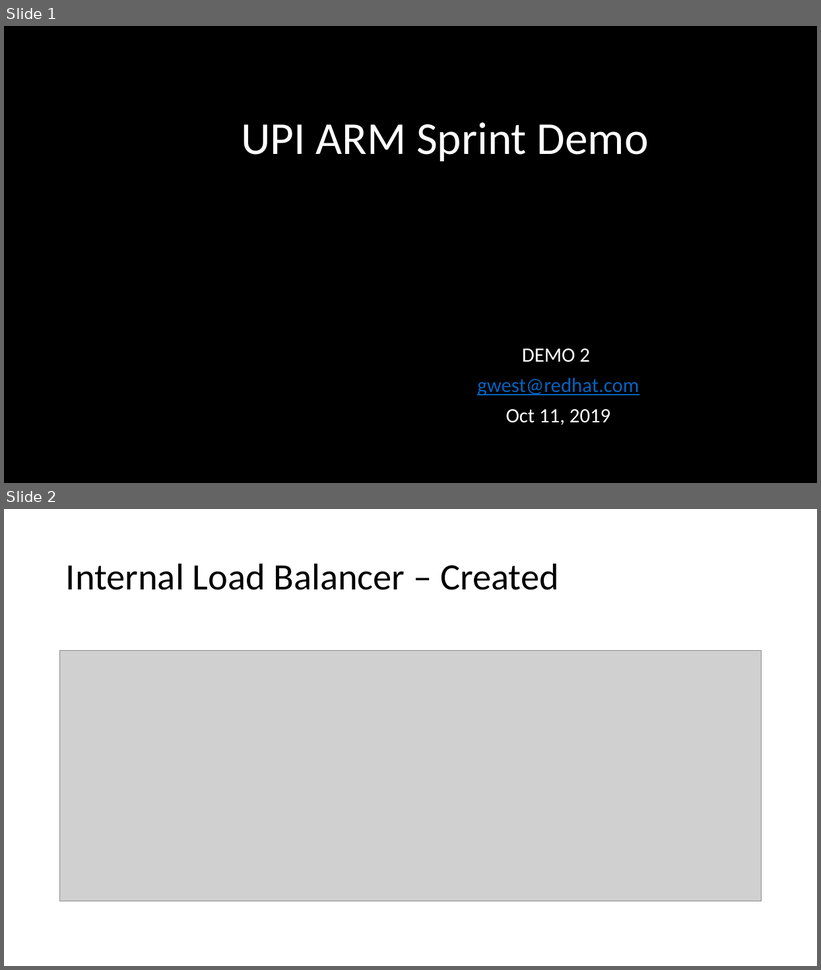
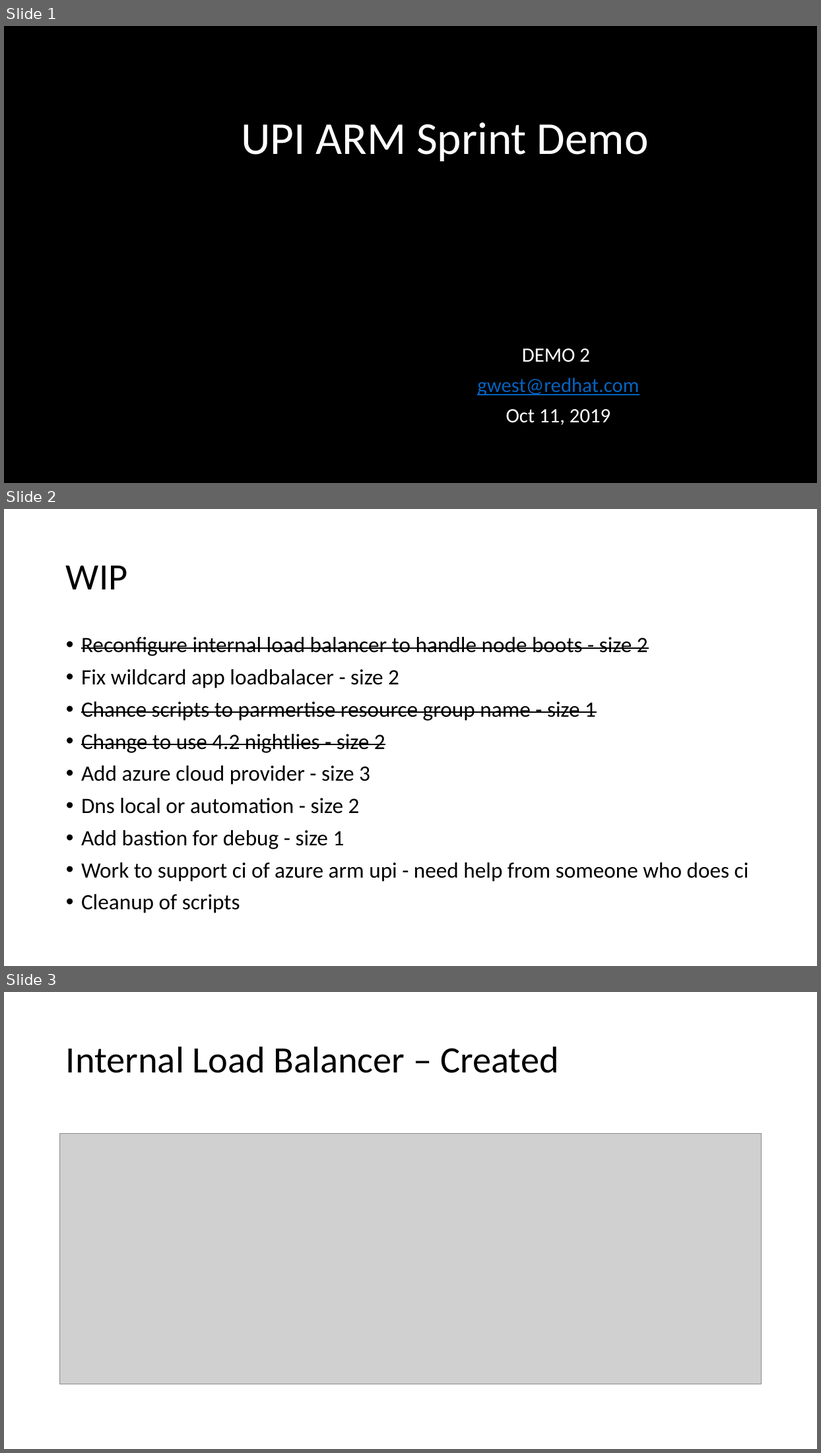
Before and after one commit to glennswest/ocpupi4azure, a slide deck: arm/doc/azocpupidemo2.pptx. Shown one above the other, each under a label of ours: slides 1 and 2 before the commit, slides 1, 2 and 3 after it. The pictures are 821x970 and 821x1453 pixels, drawn with LibreOffice and Linux fonts; fonts in the diff are those of the drawing; grey boxes stand for pictures; background and template pictures are left out. Boxes give left, top, right and bottom in pixels: in the first picture for what was removed or moved away, otherwise in the second. Text is boxed around its words. In the diff, an @@ line names an element or a change of style, - is before the commit and + after.

```diff
--- a/arm/doc/azocpupidemo2.pptx
+++ b/arm/doc/azocpupidemo2.pptx
@@ slide 2 added at (x1=4, y1=509, x2=817, y2=966), background #FFFFFF @@
@@ title added at (x1=66, y1=565, x2=127, y2=590), 44 pt, text #000000 @@
+WIP
@@ text added at (x1=81, y1=637, x2=749, y2=914), 25.9 pt, text #000000 @@
+• Reconfigure internal load balancer to handle node boots - size 2
+• Fix wildcard app loadbalacer - size 2
+• Chance scripts to parmertise resource group name - size 1
+• Change to use 4.2 nightlies - size 2
+• Add azure cloud provider - size 3
+• Dns local or automation - size 2
+• Add bastion for debug - size 1
+• Work to support ci of azure arm upi - need help from someone who does ci
+• Cleanup of scripts
@@ what was slide 2 is now slide 3 @@
```
Also in this commit, not shown: 3 other slides added, 1 other file.
